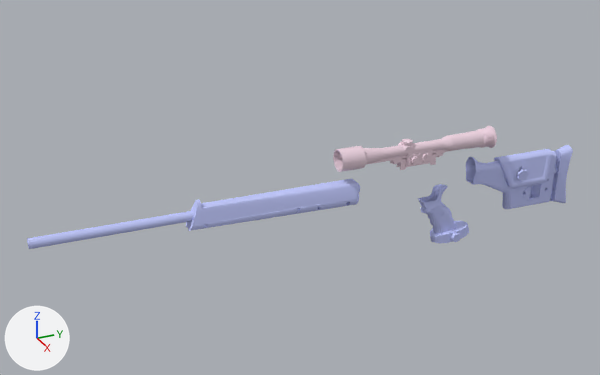
The Blender file [workfolders]/g3 m9k/psg attachments.blend: old version first, new version second.
The view is the same before and after, from a 50 mm lens placed at (44.7, -44.7, 22.5), pointed at (-6.9, -21.5, -3.3). The lights are fixed; the arrows at lower left show +X, +Y and +Z.

Before the edit, the objects in view are built like this:
```python
mat_grip = diffuse_material('grip')
mat_grip.base_color = (0.554, 0.6, 1.0)  # blue #c4cbff
mat_hend = diffuse_material('hend')
mat_hend.base_color = (0.849, 0.663, 0.759)  # white #edd5e2
me_v_psg1_snipe_ref_001 = bpy.data.meshes.new('v_psg1_snipe_ref.001')
me_v_psg1_snipe_ref_001.from_pydata(...)  # 659 vertices, 1201 faces; spans x 3.96..6.2, y -11.77..2.28, z -9.6..-2.62
me_v_psg1_snipe_ref_001.materials.append(mat_grip)  # blue #c4cbff
me_v_psg1_snipe_ref_002 = bpy.data.meshes.new('v_psg1_snipe_ref.002')
me_v_psg1_snipe_ref_002.from_pydata(...)  # 275 vertices, 538 faces; spans x 4.6..6.4, y -41.2..-17.3, z -4.7..-2.2
me_v_psg1_snipe_ref_002.materials.append(mat_grip)  # blue #c4cbff
me_v_psg1_snipe_ref_003 = bpy.data.meshes.new('v_psg1_snipe_ref.003')
me_v_psg1_snipe_ref_003.from_pydata(...)  # 993 vertices, 1776 faces; spans x 4.3..6.32, y -19.05..-5.79, z -2.54..-0.16
me_v_psg1_snipe_ref_003.materials.append(mat_hend)  # white #edd5e2
ob_psg_barrel = bpy.data.objects.new('psg_barrel', me_v_psg1_snipe_ref_002)
ob_psg_barrel.location = (0.0, 0.0, 0.0)
ob_psg_barrel.scale = (-1.0, 1.0, 1.0)
ob_psg_optic = bpy.data.objects.new('psg_optic', me_v_psg1_snipe_ref_003)
ob_psg_optic.location = (0.0, 0.0, 0.0)
ob_psg_optic.scale = (-1.0, 1.0, 1.0)
ob_psg_stockgrip = bpy.data.objects.new('psg stockgrip', me_v_psg1_snipe_ref_001)
ob_psg_stockgrip.location = (0.0, 0.0, 0.0)
ob_psg_stockgrip.scale = (-1.0, 1.0, 1.0)
```
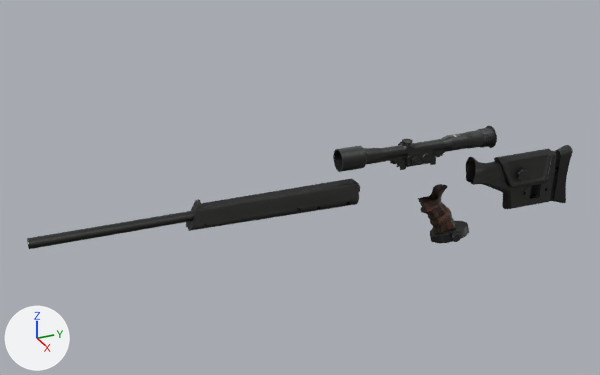
Changed parts and their boxes [x1, y1, x2, y2] in the pictures (600 x 375 px):
'psg_barrel', surface changed (blue to black)
    both: [27, 178, 360, 249]
'psg stockgrip', surface changed (blue to black)
    both: [418, 145, 573, 243]
'psg_optic', surface changed (white to black)
    both: [333, 126, 497, 172]

Diff of the bpy script that builds the scene:
```diff
--- a/[workfolders]/g3 m9k/psg attachments.blend.py
+++ b/[workfolders]/g3 m9k/psg attachments.blend.py
@@ img_grip_png @@
+img_grip_png = load_image('grip.png', 'grip.png', 1024, 1024, 'sRGB')
@@ img_hend_png @@
+img_hend_png = load_image('hend.png', 'hend.png', 1024, 512, 'sRGB')
@@ mat_grip @@
-mat_grip = diffuse_material('grip')
-mat_grip.base_color = (0.554, 0.6, 1.0)  # blue #c4cbff
+mat_grip = principled_material('grip')
+mat_grip.texture = img_grip_png
@@ mat_hend @@
-mat_hend = diffuse_material('hend')
-mat_hend.base_color = (0.849, 0.663, 0.759)  # white #edd5e2
+mat_hend = principled_material('hend')
+mat_hend.texture = img_hend_png
```
